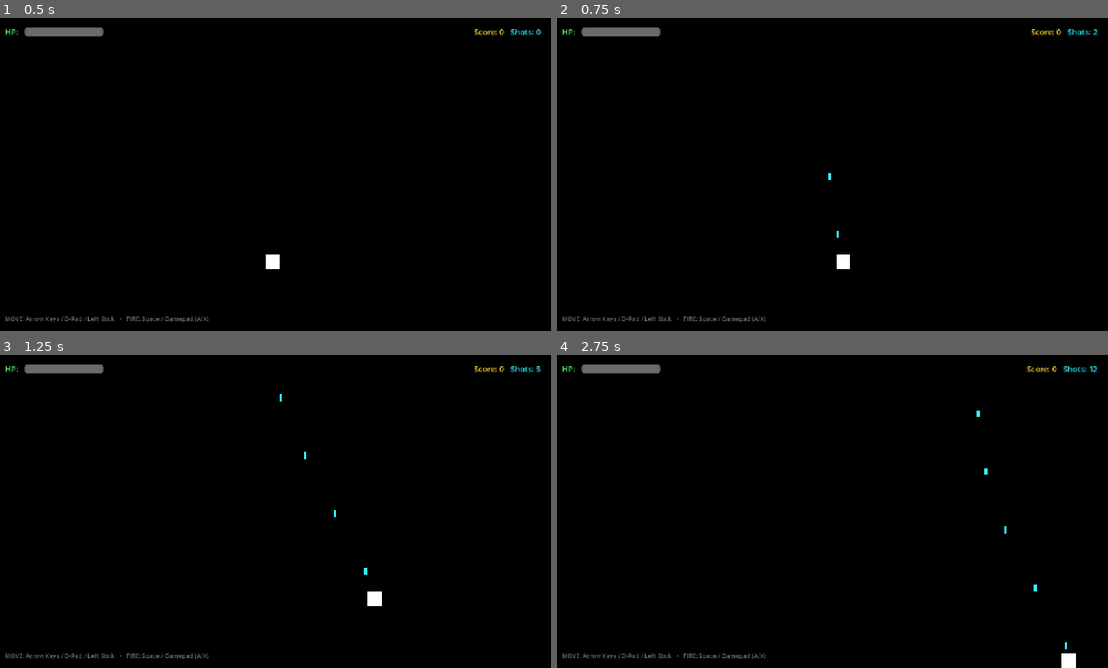
Above: before the commit, frames 1-4 (two rows, left to right).
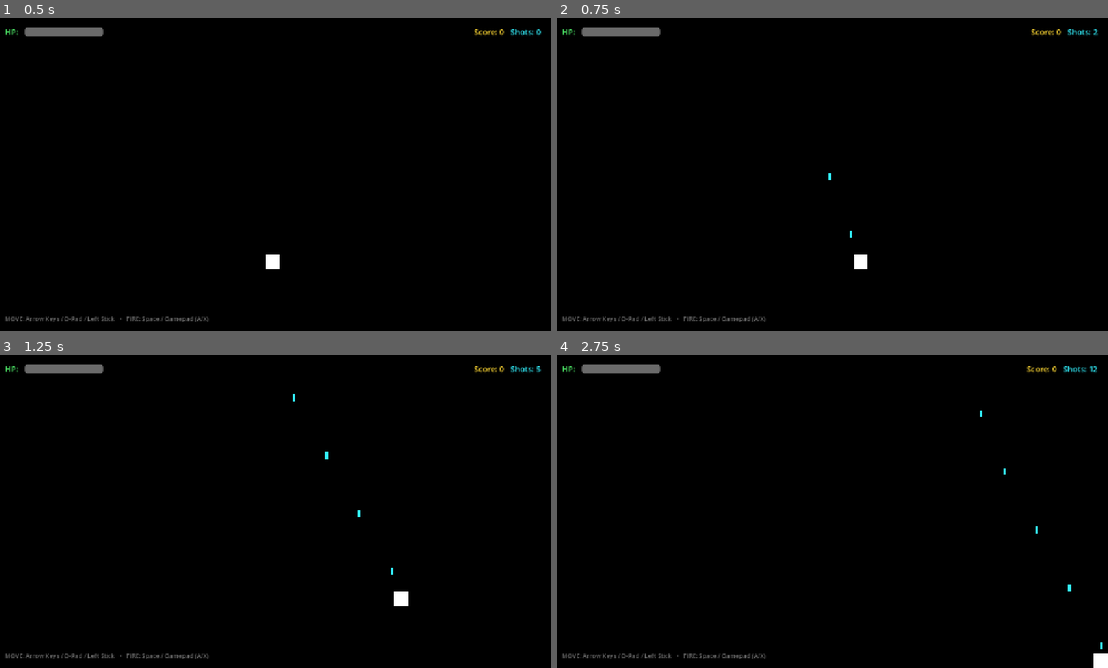
Above: after the commit, the same moments.

Repository: flou-ainan/first_godot_ai_made_game
Game: Godot game, scene res://main.tscn
The game is run twice, just before and just after one commit, with the same random seed, the same clock (stepped at 60 frames per second) and the same inputs.
Inputs:
- Up to frame 1 (0.5 s): no input
- Up to frame 2 (0.75 s): tap Enter (ui_accept) at 0.5 s; hold Right (ui_right) from 0.53 s (still down); hold Space (shoot) from 0.53 s (still down)
- Up to frame 3 (1.25 s): keep holding Right (ui_right); keep holding Space (shoot); tap Enter (ui_accept) at 0.77 s
- Up to frame 4 (2.75 s): release Right (ui_right) at 1.28 s; release Space (shoot) at 1.28 s; hold Down (ui_down) 1.28-2.03 s; tap Space (shoot) at 1.35 s; tap Enter (ui_accept) at 1.52 s; hold Right (ui_right) from 2.03 s (still down); hold Space (shoot) from 2.03 s (still down)

Frame 1 is identical in both runs. In frame 2, 0.2% of the frame differs, in the area x 50-57%, y 68-81%; in frame 3, 0.3%; in frame 4, 0.4%, in the area x 76-100%, y 17-100%.

Commit message:
feat: double enemy size to 64px, reduce spring inertia, export physics variables

Diff:
--- a/enemy.gd
+++ b/enemy.gd
@@ -8,17 +8,23 @@
 const HIT_FLASH_COLOR: Color = Color(1.0, 1.0, 1.0, 1.0)
 const BASE_COLOR: Color = Color(0.95, 0.2, 0.2, 1.0)
 
+@export_group("Enemy Configuration")
+@export var enemy_size: float = 64.0
 @export var speed: float = 120.0
-@export var hits_to_destroy: int = 3
+@export var min_hits: int = 3
+@export var max_hits: int = 5
 
+var hits_to_destroy: int = 3
 var _current_hits: int = 0
 
 @onready var _visual: ColorRect = %Visual
+@onready var _collision_shape: CollisionShape2D = %CollisionShape2D
 
 func _ready() -> void:
-	hits_to_destroy = randi_range(3, 5)
+	hits_to_destroy = randi_range(min_hits, max_hits)
 	area_entered.connect(_on_area_entered)
 	body_entered.connect(_on_body_entered)
+	_apply_size()
 
 func _physics_process(delta: float) -> void:
 	position.y += speed * delta
@@ -31,6 +37,17 @@
 	if _current_hits >= hits_to_destroy:
 		destroyed.emit(5)
 		queue_free()
+
+func _apply_size() -> void:
+	var half: float = enemy_size / 2.0
+	if _visual:
+		_visual.offset_left = -half
+		_visual.offset_top = -half
+		_visual.offset_right = half
+		_visual.offset_bottom = half
+	if _collision_shape and _collision_shape.shape is RectangleShape2D:
+		var rect := _collision_shape.shape as RectangleShape2D
+		rect.size = Vector2(enemy_size, enemy_size)
 
 func _play_hit_feedback() -> void:
 	if not _visual:
--- a/enemy.tscn
+++ b/enemy.tscn
@@ -3,7 +3,7 @@
 [ext_resource type="Script" path="res://enemy.gd" id="1_enemy"]
 
 [sub_resource type="RectangleShape2D" id="RectangleShape2D_enemy"]
-size = Vector2(32, 32)
+size = Vector2(64, 64)
 
 [node name="Enemy" type="Area2D" groups=["enemy"]]
 collision_layer = 4
@@ -12,11 +12,12 @@
 
 [node name="Visual" type="ColorRect" parent="."]
 unique_name_in_owner = true
-offset_left = -16.0
-offset_top = -16.0
-offset_right = 16.0
-offset_bottom = 16.0
+offset_left = -32.0
+offset_top = -32.0
+offset_right = 32.0
+offset_bottom = 32.0
 color = Color(0.95, 0.2, 0.2, 1)
 
 [node name="CollisionShape2D" type="CollisionShape2D" parent="."]
+unique_name_in_owner = true
 shape = SubResource("RectangleShape2D_enemy")
--- a/main.gd
+++ b/main.gd
@@ -6,10 +6,14 @@
 const BulletScene: PackedScene = preload("res://bullet.tscn")
 const EnemyScene: PackedScene = preload("res://enemy.tscn")
 
-@export_group("Player Settings")
-@export var player_speed: float = 420.0
-@export var player_acceleration: float = 1400.0
-@export var player_friction: float = 900.0
+@export_group("Player Physics & Inertia")
+@export var player_speed: float = 450.0
+@export var player_acceleration: float = 4500.0
+@export var player_friction: float = 3800.0
+
+@export_group("Enemy Spawning")
+@export var enemy_spawn_interval: float = 2.0
+@export var enemy_initial_delay: float = 5.0
 
 var _player_velocity: Vector2 = Vector2.ZERO
 var _shots_fired: int = 0
@@ -31,7 +35,7 @@
 
 func _ready() -> void:
 	_update_hud()
-	get_tree().create_timer(5.0).timeout.connect(_start_enemy_spawning)
+	get_tree().create_timer(enemy_initial_delay).timeout.connect(_start_enemy_spawning)
 
 func _physics_process(delta: float) -> void:
 	_handle_movement(delta)
@@ -89,7 +93,7 @@
 		return
 	_spawn_enemy()
 	if _enemy_spawn_timer:
-		_enemy_spawn_timer.wait_time = 2.0
+		_enemy_spawn_timer.wait_time = enemy_spawn_interval
 		_enemy_spawn_timer.one_shot = false
 		if not _enemy_spawn_timer.timeout.is_connected(_on_enemy_spawn_timer_timeout):
 			_enemy_spawn_timer.timeout.connect(_on_enemy_spawn_timer_timeout)
@@ -107,7 +111,7 @@
 	if not enemy:
 		return
 
-	enemy.position = Vector2(randf_range(50.0, 1230.0), -30.0)
+	enemy.position = Vector2(randf_range(60.0, 1220.0), -40.0)
 	if enemy.has_signal(&"destroyed"):
 		enemy.connect(&"destroyed", _on_enemy_destroyed)
 	_enemies_container.add_child(enemy)
--- a/project.godot
+++ b/project.godot
@@ -38,6 +38,6 @@
 
 [rendering]
 
-environment/defaults/default_clear_color=Color(0, 0, 0, 1)
 rendering_device/driver.windows="d3d12"
 renderer/rendering_method="mobile"
+environment/defaults/default_clear_color=Color(0, 0, 0, 1)
